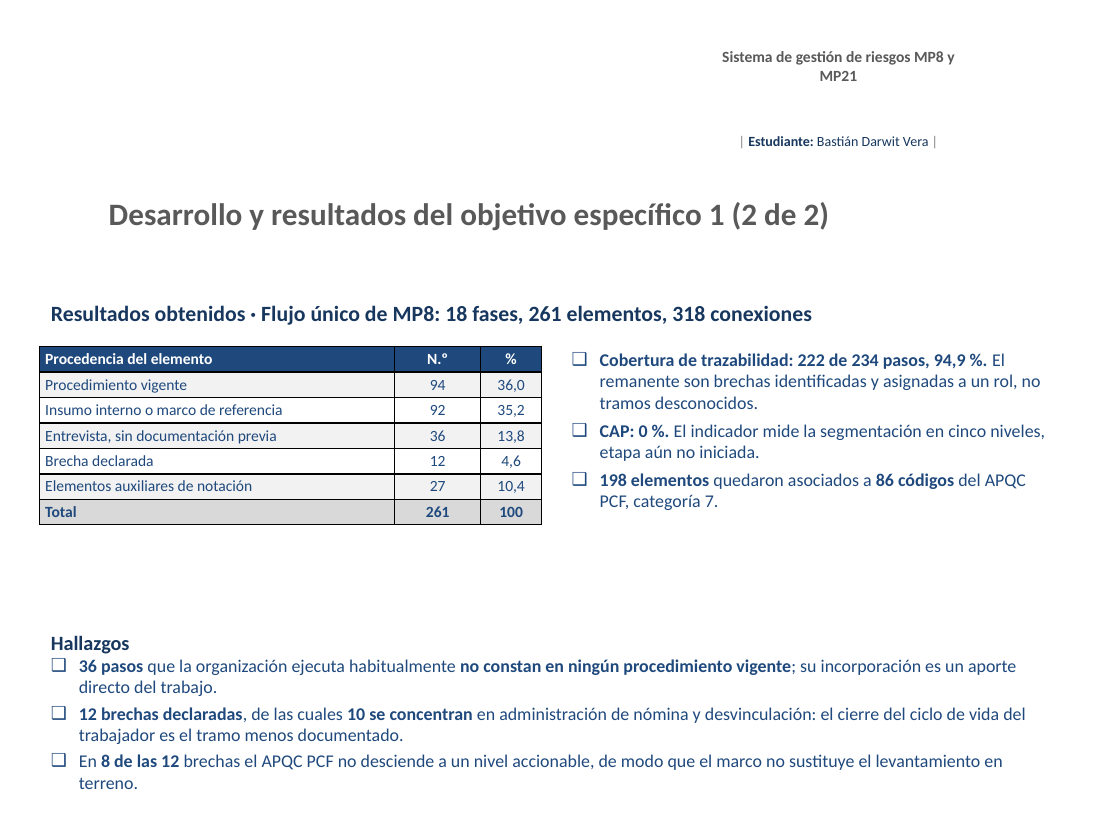
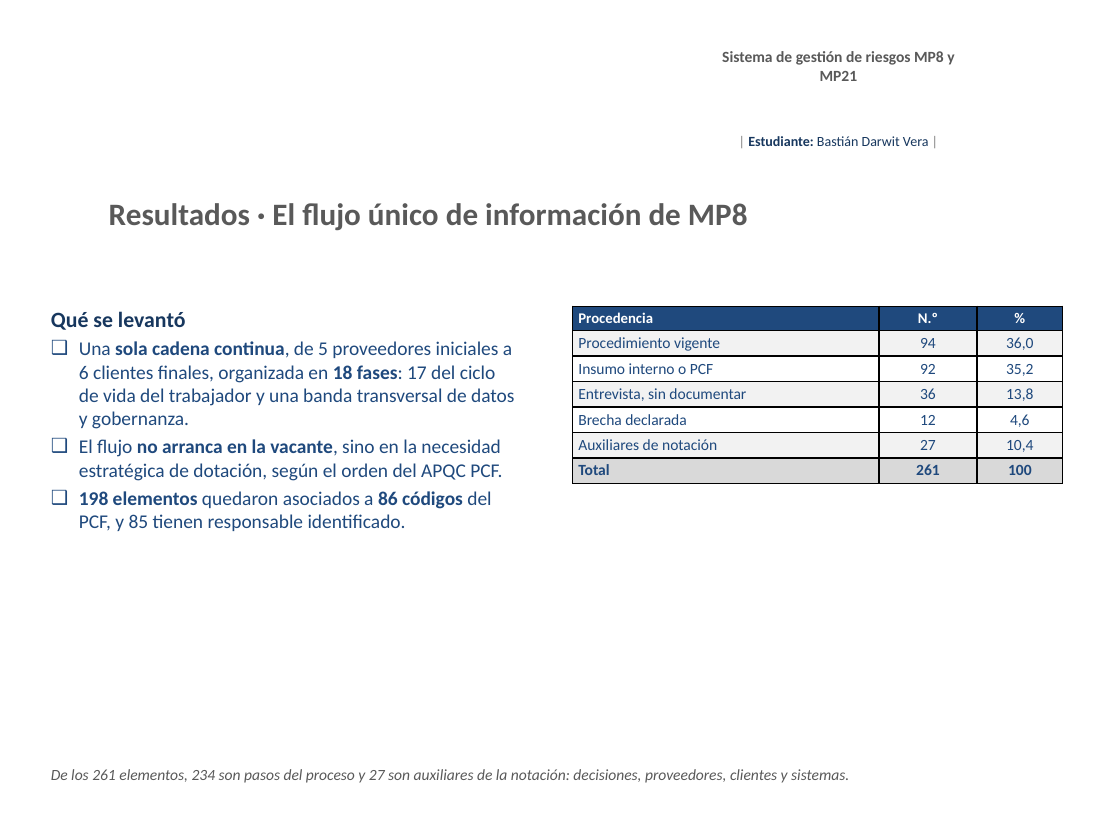
Before and after one commit to BastianDarwit/AFE, a slide deck: slide 10 of Avance_1_TFG_Bastian_Darwit_v1.pptx (slide 9 before the commit). Drawn at 1120x840 pixels with LibreOffice and Linux fonts; fonts in the diff are those of the drawing; background and template pictures are left out. Boxes give left, top, right and bottom in pixels: in the first picture for what was removed or moved away, otherwise in the second. Text is boxed around its words. In the diff, an @@ line names an element or a change of style, - is before the commit and + after.

Commit message:
Ampliar la presentacion del Avance 1 a 15 laminas con notas del orador
La version anterior, de 9 laminas, quedaba por debajo de los 8 minutos
requeridos y concentraba el peso en la metodologia. Se reequilibra dando
cinco laminas a los resultados y se agrega la exposicion de los cambios.

Laminas agregadas:
- Cambios respecto del anteproyecto, con el ambito, que cambio y por que,
  y la declaracion explicita de que no cambian el objetivo general, los
  objetivos especificos, los indicadores ni los entregables.
- El flujo unico de informacion de MP8: cadena SIPOC de 5 proveedores a 6
  clientes, 18 fases, arranque en la necesidad estrategica de dotacion y
  composicion por procedencia.
- Cobertura del levantamiento por fase, con las 18 fases y las dos que
  concentran brechas destacadas.
- Brechas declaradas, agrupadas por fase, con sus codigos APQC y el rol
  con quien se cierran.
- Hallazgos del contraste entre fuentes y estado de los indicadores.
- Proximos pasos, con actividades y semanas comprometidas.
- Cierre.

Otros cambios:
- La lamina del titulo incorpora el tema y el caso, sin justificarlos.
- La metodologia se expone sin fundamentacion, por haber sido aprobada en
  el anteproyecto.
- Se agregan notas del orador en las 15 laminas, con tiempo sugerido,
  tiempo acumulado, guion breve y preguntas probables de la comision.
  Duracion estimada total: 10 minutos y 50 segundos.

```diff
--- a/Avance_1_TFG_Bastian_Darwit_v1.pptx
+++ b/Avance_1_TFG_Bastian_Darwit_v1.pptx
@@ text at (109,203,748,230): text changed @@
-Desarrollo y resultados del objetivo específico 1 (2 de 2)
+Resultados · El flujo único de información de MP8
@@ text at (51,311,514,531): text changed; size 14 to 12.5 pt; text colour #17375E to #1F497D; bold off @@
-Resultados obtenidos · Flujo único de MP8: 18 fases, 261 elementos, 318 conexiones
+Qué se levantó
+❑ Una sola cadena continua, de 5 proveedores iniciales a 6 clientes finales, organizada en 18 fases: 17 del ciclo de vida del trabajador y una banda transversal de datos y gobernanza.
+❑ El flujo no arranca en la vacante, sino en la necesidad estratégica de dotación, según el orden del APQC PCF.
+❑ 198 elementos quedaron asociados a 86 códigos del PCF, y 85 tienen responsable identificado.
@@ table at (572,306,1062,612) @@
-row 1, column 1: Procedencia del elemento
+row 1, column 1: Procedencia
-row 3, column 1: Insumo interno o marco de referencia
+row 3, column 1: Insumo interno o PCF
-row 4, column 1: Entrevista, sin documentación previa
+row 4, column 1: Entrevista, sin documentar
-row 6, column 1: Elementos auxiliares de notación
+row 6, column 1: Auxiliares de notación
@@ size 10 to 9.5 pt in "N.º", "%" @@
@@ table: place and size @@
-table at (39,346,542,604)
+table at (572,306,1062,612)
@@ text removed at (600,353,1045,510) @@
-❑ Cobertura de trazabilidad: 222 de 234 pasos, 94,9 %. El remanente son brechas identificadas y asignadas a un rol, no tramos desconocidos.
-❑ CAP: 0 %. El indicador mide la segmentación en cinco niveles, etapa aún no iniciada.
-❑ 198 elementos quedaron asociados a 86 códigos del APQC PCF, categoría 7.
@@ text removed at (51,635,1025,789) @@
-Hallazgos
-❑ 36 pasos que la organización ejecuta habitualmente no constan en ningún procedimiento vigente; su incorporación es un aporte directo del trabajo.
-❑ 12 brechas declaradas, de las cuales 10 se concentran en administración de nómina y desvinculación: el cierre del ciclo de vida del trabajador es el tramo menos documentado.
-❑ En 8 de las 12 brechas el APQC PCF no desciende a un nivel accionable, de modo que el marco no sustituye el levantamiento en terreno.
@@ text added at (51,769,849,783), 10 pt, text #595959, italic @@
+De los 261 elementos, 234 son pasos del proceso y 27 son auxiliares de la notación: decisiones, proveedores, clientes y sistemas.
```
Also in this commit, not shown: 7 other slides changed, 6 slides added.
